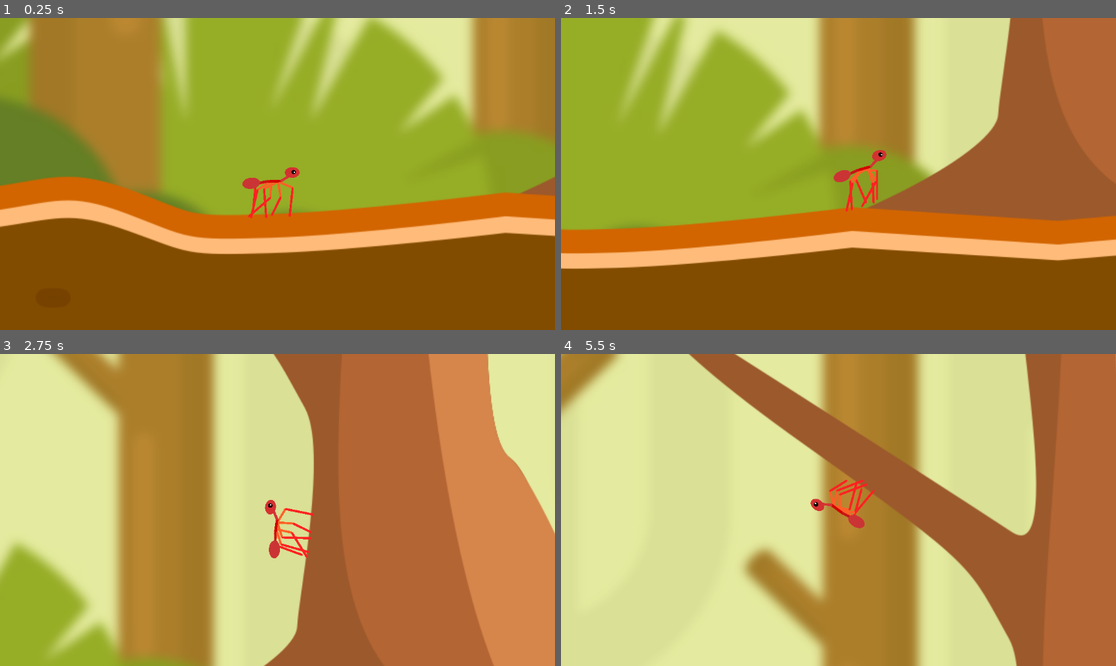
Above: before the commit, frames 1-4 (two rows, left to right).
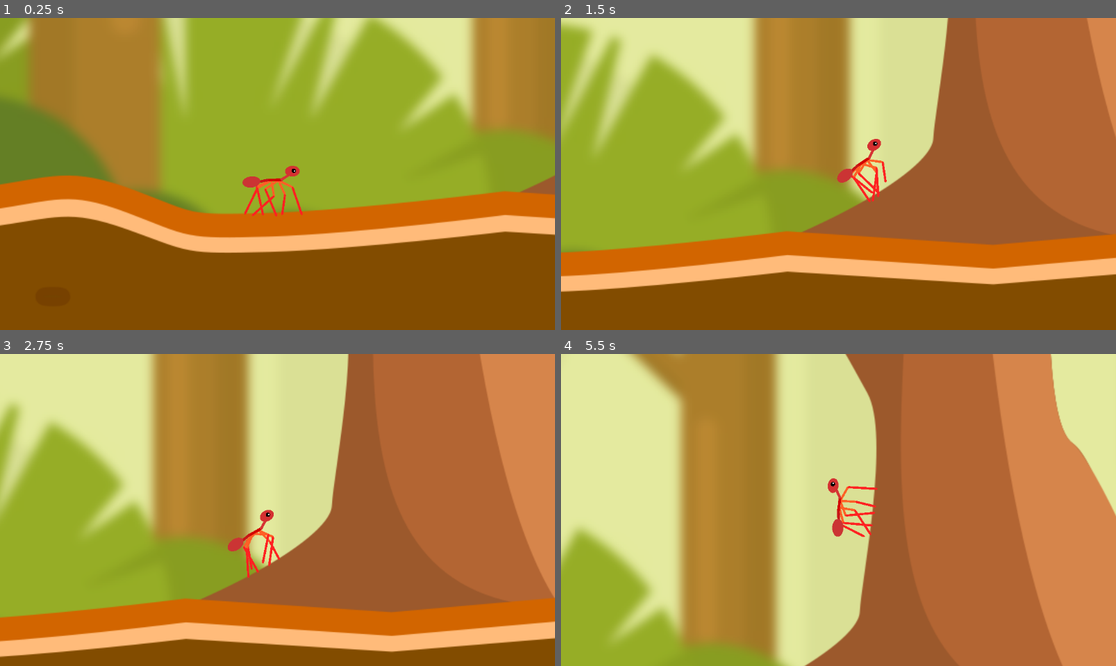
Above: after the commit, the same moments.

Repository: haseebzeeshan2010/Ant_Worlds
Game: Godot game, scene res://ant_scene.tscn
Two runs of this game, one before a commit and one after it. Both use one fixed random seed, a clock stepped at 60 frames per second and the inputs below.
Inputs:
- Up to frame 1 (0.25 s): no input
- Up to frame 2 (1.5 s): tap Enter (ui_accept) at 0.5, 0.77 s; hold Right (ui_right) from 0.53 s (still down)
- Up to frame 3 (2.75 s): tap Enter (ui_accept) at 1.52 s; release Right (ui_right) at 2.03 s; hold Left (ui_left) from 2.03 s (still down)
- Up to frame 4 (5.5 s): release Left (ui_left) at 2.78 s; hold Right (ui_right) 2.78-4.28 s; tap Enter (ui_accept) at 3.02, 3.77, 4.52 s; hold Left (ui_left) 4.28-5.03 s; hold Right (ui_right) from 5.03 s (still down)

The runs differ from the first frame. In frame 1, 2.6% of the frame differs, in the area x 0-100%, y 47-76%; in frame 2, 48%; in frame 3, 63%; in frame 4, 75%, in the area x 0-100%, y 0-100%.

Commit message:
Add gravity and falling correction

Diff:
--- a/RigidBody2D.gd
+++ b/RigidBody2D.gd
@@ -11,18 +11,22 @@
 
 # Called every frame. 'delta' is the elapsed time since the previous frame.
 func _physics_process(delta):
-	apply_central_force(global_transform.y*5000)
+	if len(%Floor.get_overlapping_bodies()) >1:
+		apply_central_force(global_transform.y*500)
 
-	var direction = Input.get_axis("ui_left", "ui_right")
-	if direction == 1:
-		apply_central_force(global_transform.x*800)
-		#%RayCast2D.set_target_position(Vector2(85.845,150))
-		dir = true
+		var direction = Input.get_axis("ui_left", "ui_right")
+		if direction == 1:
+			apply_central_force(global_transform.x*400)
+			#%RayCast2D.set_target_position(Vector2(85.845,150))
+			dir = true
 
-	elif direction == -1:
-		apply_central_force(global_transform.x*-800)
-		#%RayCast2D.set_target_position(Vector2(-85.845,150))
-		dir = false
+		elif direction == -1:
+			apply_central_force(global_transform.x*-400)
+			#%RayCast2D.set_target_position(Vector2(-85.845,150))
+			dir = false
+	else:
+		#apply_central_force(Vector2(0,700))
+		rotation = lerp_angle(rotation,rotation*0, delta)
 	#else:
 		#%RayCast2D.set_target_position(Vector2(-20,100))
 	#print(sqrt(get_linear_velocity().x**2 + get_linear_velocity().y**2)/35)
@@ -38,6 +42,7 @@
 		#%Marker2D.look_at(%MeshInstance2D.global_position)
 		#%Node2D.rotation = lerp_angle(%Node2D.rotation, %Marker2D.rotation, delta/2)
 
+		print("Floor")
 	pass
 
 #Keep Speed Under a Max Value
--- a/ant_scene.tscn
+++ b/ant_scene.tscn
@@ -6,7 +6,7 @@
 [ext_resource type="Texture2D" uid="uid://cpgka5sr8ddyx" path="res://ant_scene.png" id="4_d0x5c"]
 
 [sub_resource type="PhysicsMaterial" id="PhysicsMaterial_ja04s"]
-friction = 0.0
+friction = 0.1
 
 [sub_resource type="CapsuleShape2D" id="CapsuleShape2D_auea1"]
 radius = 25.0
@@ -15,6 +15,9 @@
 [sub_resource type="SphereMesh" id="SphereMesh_4ldyl"]
 radius = 50.0
 height = 100.0
+
+[sub_resource type="RectangleShape2D" id="RectangleShape2D_nd6fw"]
+size = Vector2(72, 8)
 
 [sub_resource type="BoxMesh" id="BoxMesh_k8a5e"]
 size = Vector3(2000, 100, 1)
@@ -26,8 +29,12 @@
 
 [node name="Player" type="RigidBody2D" parent="."]
 unique_name_in_owner = true
-position = Vector2(635, 470)
+position = Vector2(635, 494)
+mass = 0.2
 physics_material_override = SubResource("PhysicsMaterial_ja04s")
+gravity_scale = 0.7
+center_of_mass_mode = 1
+center_of_mass = Vector2(0, 5.05)
 linear_damp = 1.0
 script = ExtResource("1_f74ot")
 
@@ -47,8 +54,13 @@
 top_level = true
 mesh = SubResource("SphereMesh_4ldyl")
 
-[node name="Marker2D" type="Marker2D" parent="Player"]
+[node name="Floor" type="Area2D" parent="Player"]
 unique_name_in_owner = true
+position = Vector2(0, 37)
+
+[node name="CollisionShape2D" type="CollisionShape2D" parent="Player/Floor"]
+position = Vector2(-7, -5)
+shape = SubResource("RectangleShape2D_nd6fw")
 
 [node name="StaticBody2D" type="StaticBody2D" parent="."]
 visible = false
--- a/project.godot
+++ b/project.godot
@@ -14,7 +14,3 @@
 run/main_scene="res://ant_scene.tscn"
 config/features=PackedStringArray("4.2", "Forward Plus")
 config/icon="res://icon.svg"
-
-[physics]
-
-2d/default_gravity_vector=Vector2(0, 0)
Not shown: 1 places in ant_scene.tscn that only renumber resources
